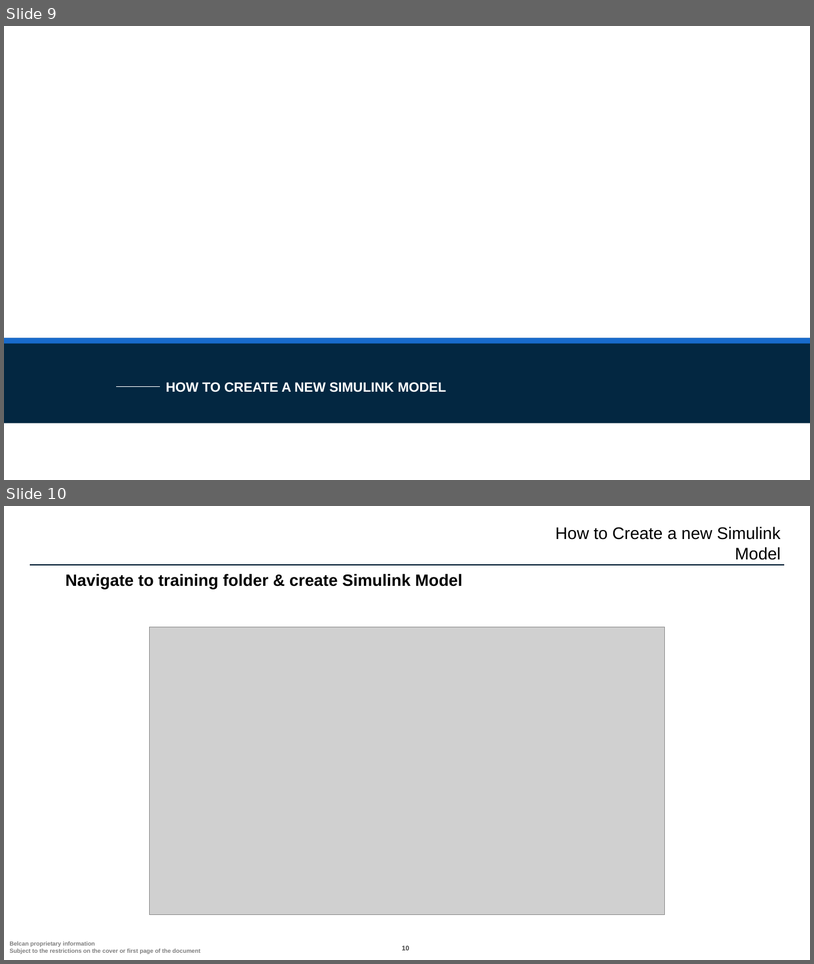
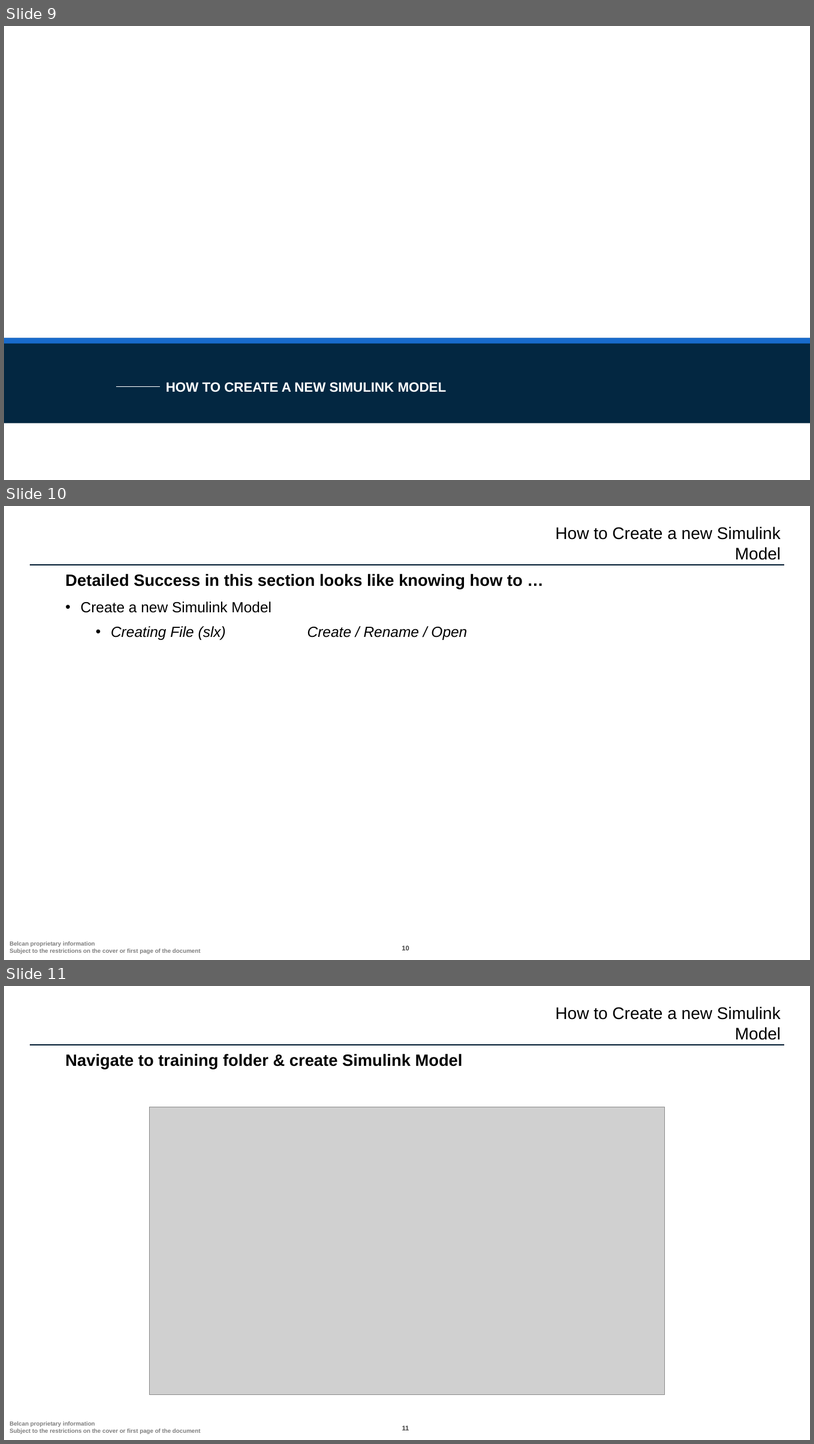
Before and after one commit to ntylerbelcan/aviation-controls-simulink-training-Belcan, a slide deck: ch01/Chapter 1 - Belcan.pptx. Shown one above the other, each under a label of ours: slides 9 and 10 before the commit, slides 9, 10 and 11 after it. The pictures are 814x964 and 814x1444 pixels, drawn with LibreOffice and Linux fonts; fonts in the diff are those of the drawing; grey boxes stand for pictures; background and template pictures are left out. Boxes give left, top, right and bottom in pixels: in the first picture for what was removed or moved away, otherwise in the second. Text is boxed around its words. In the diff, an @@ line names an element or a change of style, - is before the commit and + after.

```diff
--- a/ch01/Chapter 1 - Belcan.pptx
+++ b/ch01/Chapter 1 - Belcan.pptx
@@ slide 10 added at [4, 506, 810, 960], background #FFFFFF; not listed: 3 template elements that a slide beside it also shows @@
@@ text added at [555, 526, 781, 560], 20 pt, text #000000 @@
+How to Create a new Simulink Model
@@ text added at [65, 574, 523, 588], 19.5 pt, text #000000, bold @@
+Detailed Success in this section looks like knowing how to …
@@ text added at [81, 601, 467, 640], 17.6 pt, text #000000, italic @@
+• Create a new Simulink Model
+  • Creating File (slx) Create / Rename / Open
@@ what was slide 10 is now slide 11 @@
@@ page number at [402, 1425, 410, 1430]: text changed @@
-10
+11
```
Also in this commit, not shown: 23 slides changed, 15 other slides added, 4 other files.
